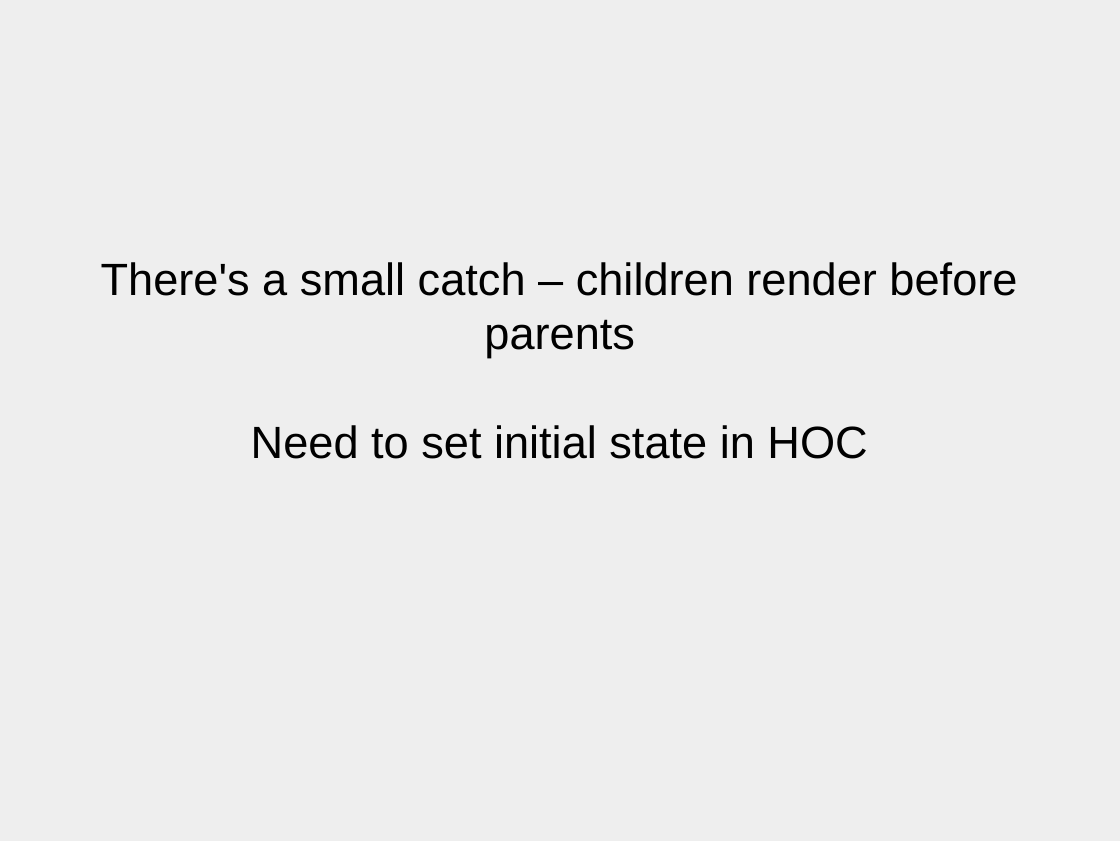
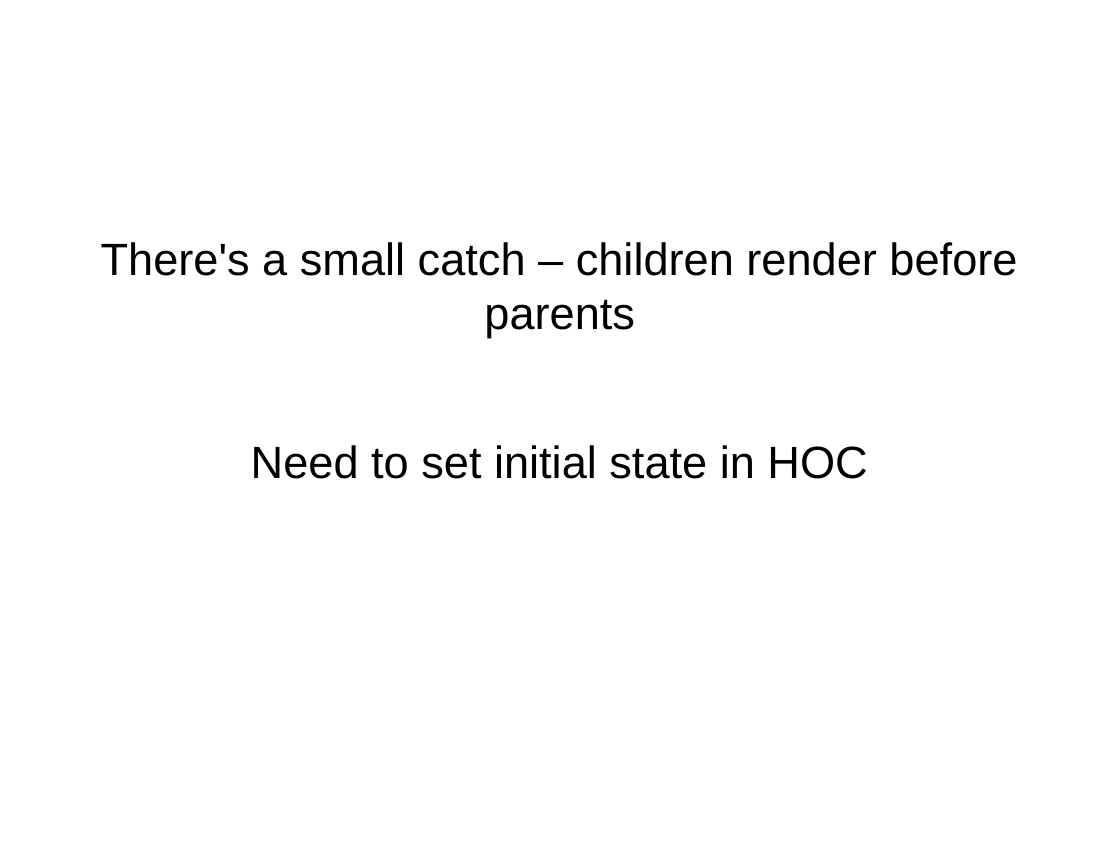
Before and after one commit to johnBartos/react-d3-demo, a slide deck: slide 16 of d3slides.odp (slide 15 before the commit). Drawn at 1120x841 pixels with LibreOffice and Linux fonts; fonts in the diff are those of the drawing. Boxes give left, top, right and bottom in pixels: in the first picture for what was removed or moved away, otherwise in the second. Text is boxed around its words. In the diff, an @@ line names an element or a change of style, - is before the commit and + after.

```diff
--- a/d3slides.odp
+++ b/d3slides.odp
@@ background #EEEEEE to #FFFFFF @@
@@ subtitle "There's a small catch – ..." at [101, 242, 1017, 479]: more space between paragraphs @@
```
Also in this commit, not shown: 12 other slides changed, 4 slides added, 6 slides removed.
